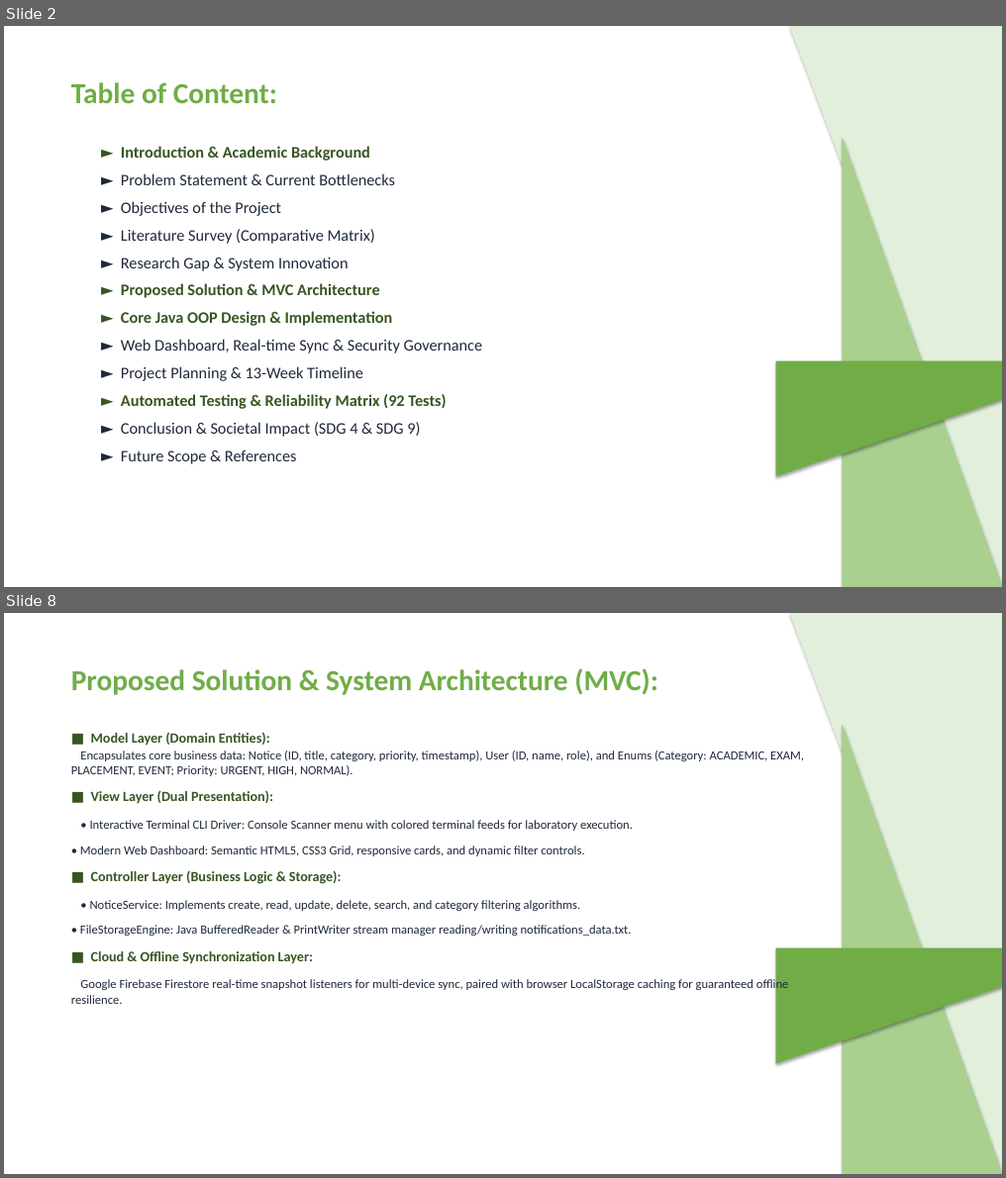
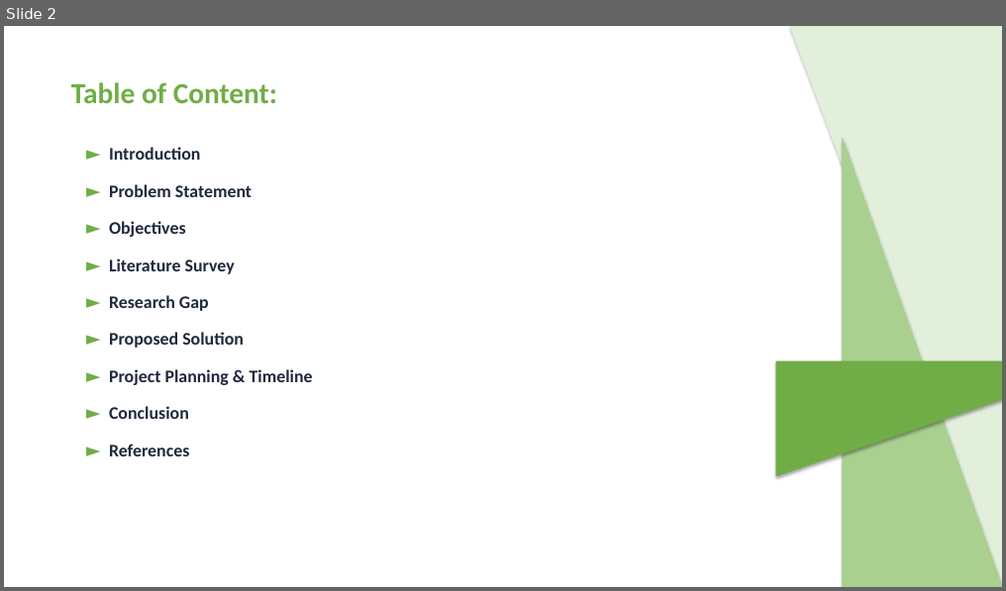
Before and after one commit to ATP0925/CampusNotify-Java-Mini-Project, a slide deck: CampusNotify_Review_Presentation.pptx. Shown one above the other, each under a label of ours: slides 2 and 8 before the commit, slide 2 after it; the slides between them are not shown. The pictures are 1006x1178 and 1006x591 pixels, drawn with LibreOffice and Linux fonts; fonts in the diff are those of the drawing. Boxes give left, top, right and bottom in pixels: in the first picture for what was removed or moved away, otherwise in the second. Text is boxed around its words. In the diff, an @@ line names an element or a change of style, - is before the commit and + after.

Commit message:
docs: align PPT deck strictly to Review 1 agenda (9 topics) and sync report points with sample report

```diff
--- a/CampusNotify_Review_Presentation.pptx
+++ b/CampusNotify_Review_Presentation.pptx
@@ slide 8 removed at [4, 613, 1002, 1174], background #FFFFFF @@
@@ right triangle removed at [790, 613, 1002, 1174] @@
@@ text removed at [71, 668, 657, 695] @@
-Proposed Solution & System Architecture (MVC):
@@ right triangle removed at [843, 725, 1002, 1174] @@
@@ text removed at [71, 732, 804, 1004] @@
-■ Model Layer (Domain Entities):
-Encapsulates core business data: Notice (ID, title, category, priority, timestamp), User (ID, name, role), and Enums (Category: ACADEMIC, EXAM, PLACEMENT, EVENT; Priority: URGENT, HIGH, NORMAL).
-■ View Layer (Dual Presentation):
-• Interactive Terminal CLI Driver: Console Scanner menu with colored terminal feeds for laboratory execution.
-• Modern Web Dashboard: Semantic HTML5, CSS3 Grid, responsive cards, and dynamic filter controls.
-■ Controller Layer (Business Logic & Storage):
-• NoticeService: Implements create, read, update, delete, search, and category filtering algorithms.
-• FileStorageEngine: Java BufferedReader & PrintWriter stream manager reading/writing notifications_data.txt.
-■ Cloud & Offline Synchronization Layer:
-Google Firebase Firestore real-time snapshot listeners for multi-device sync, paired with browser LocalStorage caching for guaranteed offline resilience.
@@ right triangle removed at [776, 949, 1002, 1063] @@
@@ slide 2 changed as well @@
@@ text at [109, 147, 313, 457]: text changed; size 15.5 to 17 pt; bold on @@
-► Introduction & Academic Background
-► Problem Statement & Current Bottlenecks
-► Objectives of the Project
-► Literature Survey (Comparative Matrix)
-► Research Gap & System Innovation
-► Proposed Solution & MVC Architecture
-► Core Java OOP Design & Implementation
-► Web Dashboard, Real-time Sync & Security Governance
-► Project Planning & 13-Week Timeline
-► Automated Testing & Reliability Matrix (92 Tests)
-► Conclusion & Societal Impact (SDG 4 & SDG 9)
-► Future Scope & References
+► Introduction
+► Problem Statement
+► Objectives
+► Literature Survey
+► Research Gap
+► Proposed Solution
+► Project Planning & Timeline
+► Conclusion
+► References
```
Also in this commit, not shown: 3 other slides changed, 8 slides added, 11 other slides removed, 11 other files.
